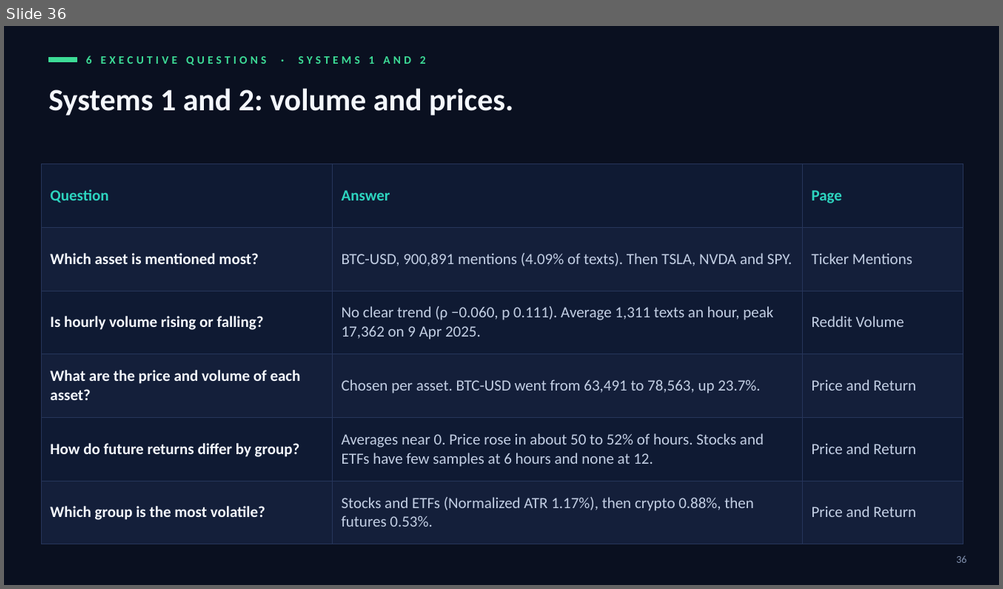
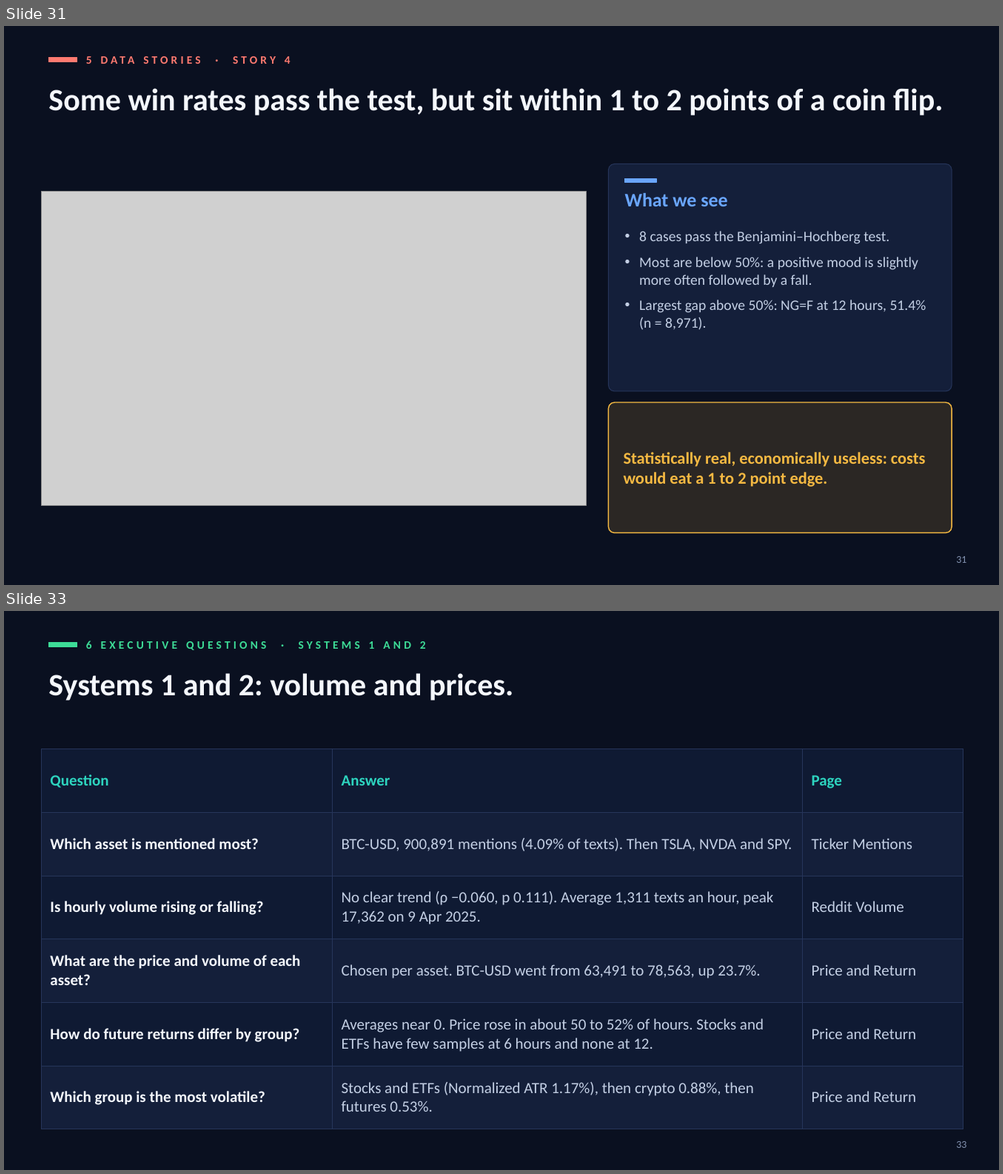
Before and after one commit to cat-arm/reddit-sentiment-market-warehouse-is, a slide deck: docs/presentation/defence_deck_en_v5.pptx. Shown one above the other, each under a label of ours: slide 36 before the commit, slides 31 and 33 after it; the slides between them are not shown. The pictures are 1003x589 and 1003x1174 pixels, drawn with LibreOffice and Linux fonts; fonts in the diff are those of the drawing; grey boxes stand for pictures. Boxes give left, top, right and bottom in pixels: in the first picture for what was removed or moved away, otherwise in the second. Text is boxed around its words. In the diff, an @@ line names an element or a change of style, - is before the commit and + after.

```diff
--- a/docs/presentation/defence_deck_en_v5.pptx
+++ b/docs/presentation/defence_deck_en_v5.pptx
@@ slide 31 added at bbox=[4, 26, 999, 585], background #0A1020 @@
@@ rectangle added at bbox=[48, 57, 77, 62], fill #FF7A70, outline #FF7A70 1 pt @@
@@ text added at bbox=[86, 56, 290, 64], 11 pt, text #FF7A70, bold @@
+5 DATA STORIES · STORY 4
@@ text added at bbox=[48, 88, 942, 116], 30 pt, text #F4F7FC, bold @@
+Some win rates pass the test, but sit within 1 to 2 points of a coin flip.
@@ rounded rectangle added at bbox=[609, 164, 951, 392], fill #141F3A, outline #26355A 0.75 pt @@
@@ rectangle added at bbox=[625, 179, 656, 183], fill #6AA6FF, outline #6AA6FF 1 pt @@
@@ picture added at bbox=[41, 192, 586, 506] @@
@@ text added at bbox=[625, 193, 727, 207], 18.5 pt, text #6AA6FF, bold @@
+What we see
@@ text added at bbox=[639, 231, 926, 330], 14 pt, text #C3CFE4 @@
+• 8 cases pass the Benjamini–Hochberg test.
+• Most are below 50%: a positive mood is slightly more often followed by a fall.
+• Largest gap above 50%: NG=F at 12 hours, 51.4% (n = 8,971).
@@ rounded rectangle added at bbox=[609, 403, 951, 534], fill #F5B942 at 14% opacity, outline #F5B942 1 pt @@
@@ text added at bbox=[623, 452, 925, 487], 16 pt, text #F5B942, bold @@
+Statistically real, economically useless: costs would eat a 1 to 2 point edge.
@@ page number added at bbox=[956, 557, 966, 563], 10 pt, text #8392B0 @@
+31
@@ what was slide 36 is now slide 33 @@
@@ page number at bbox=[956, 1142, 966, 1148]: text changed @@
-36
+33
```
Also in this commit, not shown: 2 slides changed, 4 other slides added, 8 slides removed.
